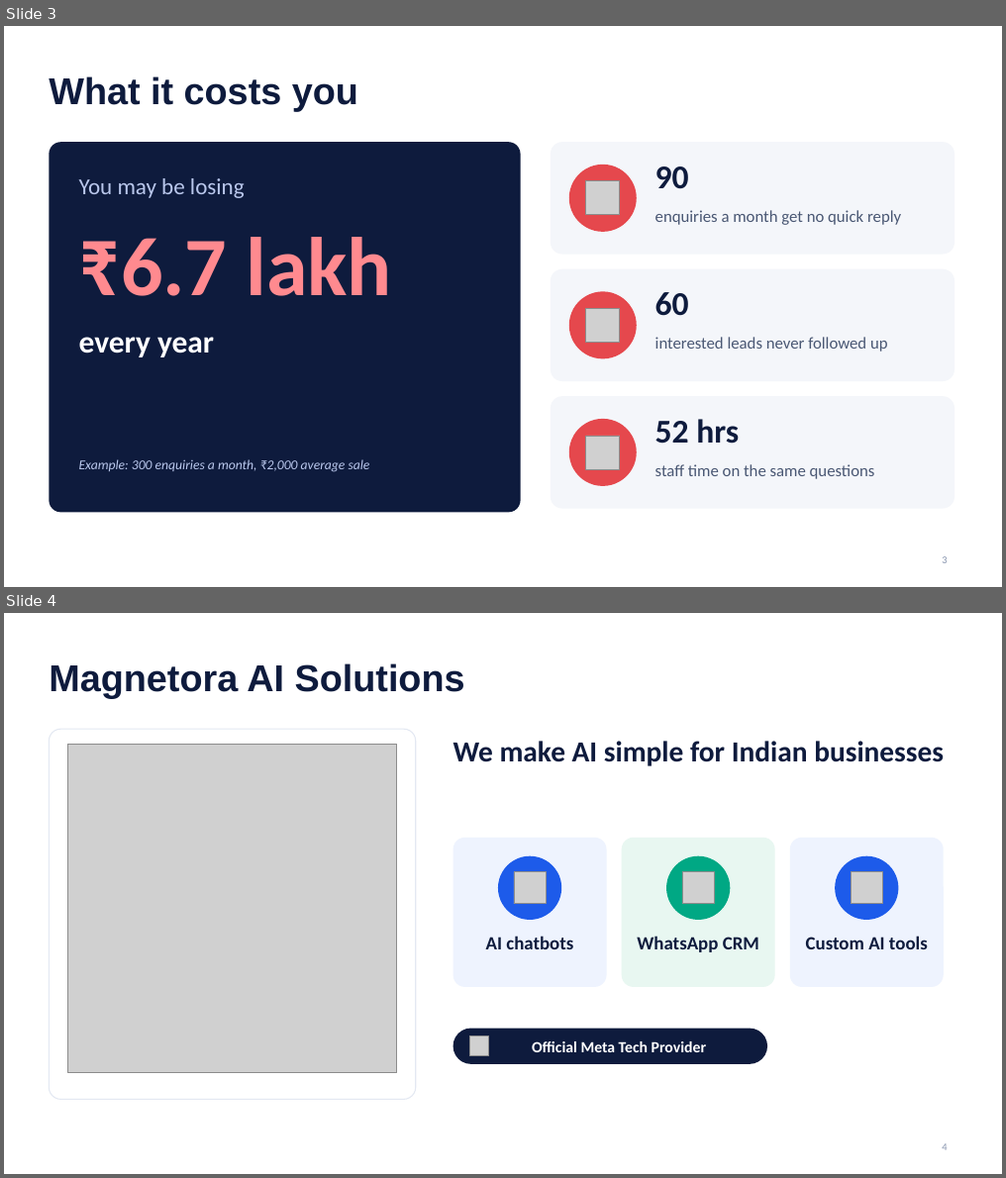
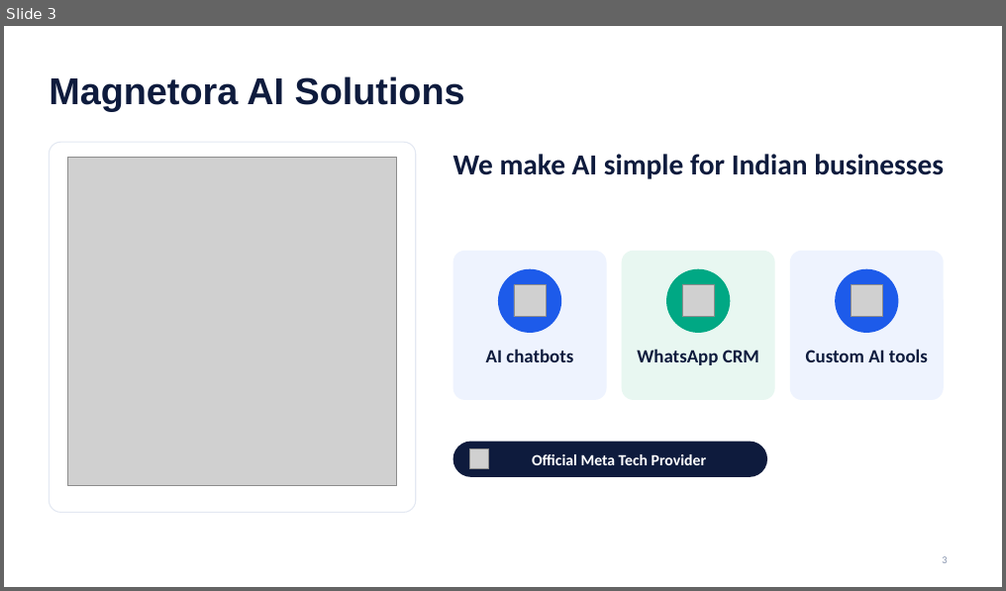
Before and after one commit to tejachennu/Marketing-CRM, a slide deck: docs/presentations/WAMA-CRM-Client-Presentation.pptx. Shown one above the other, each under a label of ours: slides 3 and 4 before the commit, slide 3 after it. The pictures are 1006x1178 and 1006x591 pixels, drawn with LibreOffice and Linux fonts; fonts in the diff are those of the drawing; grey boxes stand for pictures; background and template pictures are left out. Boxes give left, top, right and bottom in pixels: in the first picture for what was removed or moved away, otherwise in the second. Text is boxed around its words. In the diff, an @@ line names an element or a change of style, - is before the commit and + after.

```diff
--- a/docs/presentations/WAMA-CRM-Client-Presentation.pptx
+++ b/docs/presentations/WAMA-CRM-Client-Presentation.pptx
@@ slide 3 removed at <box>4,26,1002,587</box>, background #FFFFFF @@
@@ title removed at <box>49,76,358,111</box> @@
-What it costs you
@@ rounded rectangle removed at <box>49,142,521,513</box> @@
@@ rounded rectangle removed at <box>550,142,954,255</box> @@
@@ ellipse removed at <box>569,165,637,232</box> @@
@@ text removed at <box>655,167,689,189</box> @@
-90
@@ text removed at <box>79,178,245,198</box> @@
-You may be losing
@@ picture removed at <box>586,181,620,215</box> @@
@@ text removed at <box>655,210,901,225</box> @@
-enquiries a month get no quick reply
@@ text removed at <box>79,237,391,296</box> @@
-₹6.7 lakh
@@ rounded rectangle removed at <box>550,270,954,381</box> @@
@@ ellipse removed at <box>569,291,637,360</box> @@
@@ text removed at <box>655,292,689,316</box> @@
-60
@@ picture removed at <box>586,308,620,342</box> @@
@@ text removed at <box>79,337,214,358</box> @@
-every year
@@ text removed at <box>655,337,888,352</box> @@
-interested leads never followed up
@@ rounded rectangle removed at <box>550,396,954,509</box> @@
@@ ellipse removed at <box>569,419,637,486</box> @@
@@ picture removed at <box>586,436,620,470</box> @@
@@ text removed at <box>655,419,739,444</box> @@
-52 hrs
@@ text removed at <box>79,460,370,472</box> @@
-Example: 300 enquiries a month, ₹2,000 average sale
@@ text removed at <box>655,465,875,479</box> @@
-staff time on the same questions
@@ page number removed at <box>942,557,946,564</box> @@
-3
@@ what was slide 4 is now slide 3 @@
@@ page number at <box>942,557,946,564</box>: text changed @@
-4
+3
```
Also in this commit, not shown: 4 slides changed, 15 other files.
